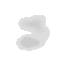
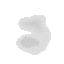
Layered file, before and after one edit (64 × 64). Changes by layer:
removed group "heightMap" (2 layers) over [22, 32, 51, 55]
removed layer "Ebene 4" from group "heightMap" over [22, 34, 50, 51]
renamed "Ebene 3 copy 4" to "heightmap", showed it, moved it out of group "texture", painted on it over [22, 32, 51, 55]
renamed "heightMap copy" to "base", hid it, moved it out of group "heightMap" over [22, 32, 51, 55]
removed group "texture" (4 layers) over [22, 32, 51, 55]